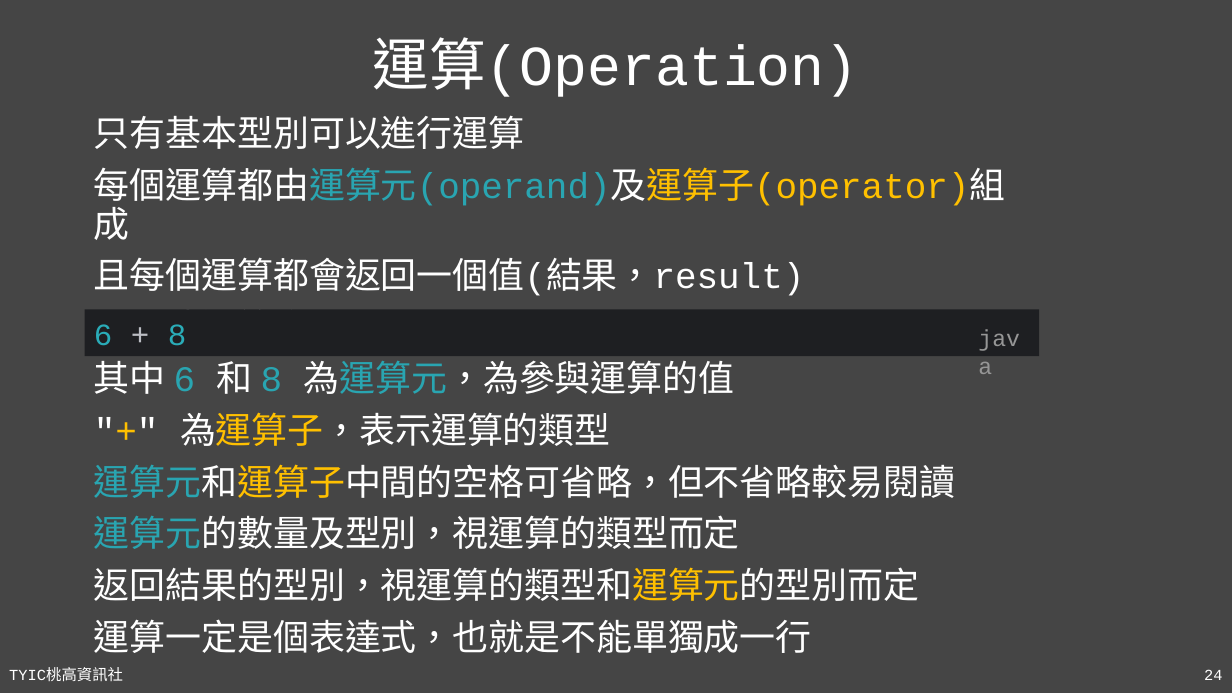
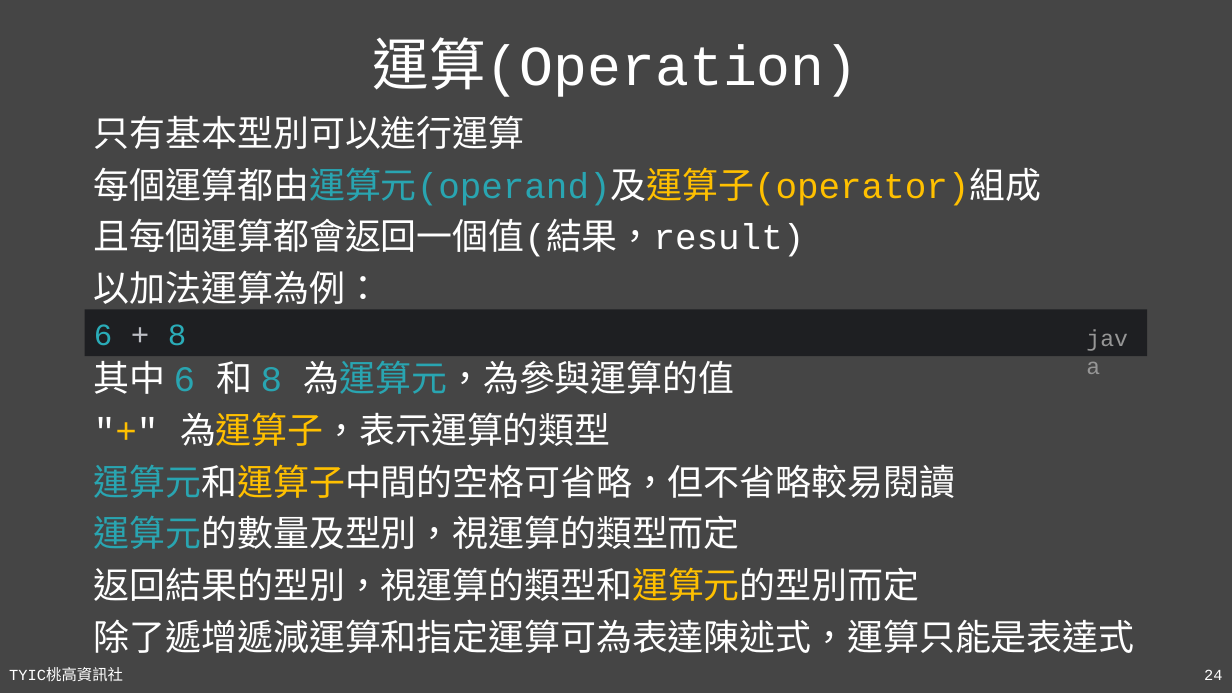
Before and after one commit to TYSHIC/slides, a slide deck: slide 24 of powerpoint/04_初探Java.pptx. Drawn at 1232x693 pixels with LibreOffice and Linux fonts; fonts in the diff are those of the drawing. Boxes give left, top, right and bottom in pixels: in the first picture for what was removed or moved away, otherwise in the second. Text is boxed around its words. In the diff, an @@ line names an element or a change of style, - is before the commit and + after.

```diff
--- a/powerpoint/04_初探Java.pptx
+++ b/powerpoint/04_初探Java.pptx
@@ text "只有基本型別可以進行運算" rewrapped from box(94, 115, 1005, 346) to box(94, 115, 1041, 304) @@
@@ rectangle "6 + 8": place and size @@
-rectangle "6 + 8" at box(85, 310, 1040, 356)
+rectangle "6 + 8" at box(85, 310, 1148, 356)
@@ text "java": place and size @@
-text "java" at box(970, 319, 1040, 356)
+text "java" at box(1078, 319, 1148, 356)
@@ text at box(94, 619, 1135, 653): text changed @@
-運算一定是個表達式，也就是不能單獨成一行
+除了遞增遞減運算和指定運算可為表達陳述式，運算只能是表達式
```
Also in this commit, not shown: 7 other slides changed, 2 slides added, 9 other files.
